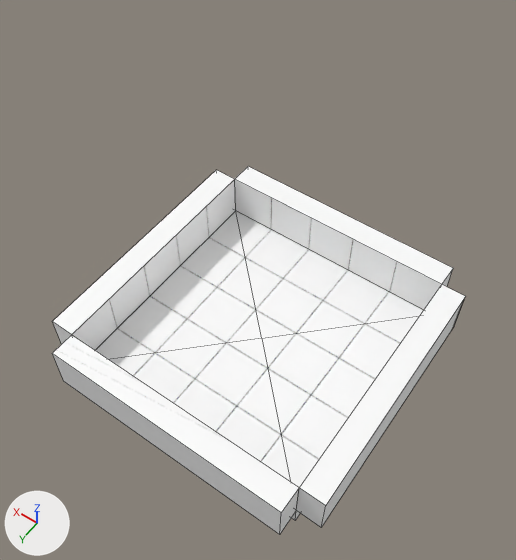
A saved change to the Blender file BaseFramework 3D/Asset/Models/Stage/Stage1-1.blend.
One viewpoint serves both versions: a 50 mm lens placed at (-18.1, 25.9, 49.9), pointed at (-0.7, 1.4, 11.5). The lights are fixed; the arrows at lower left show +X, +Y and +Z. The picture after the commit comes second. Mesh edges are drawn as thin lines.

Objects in the first picture: '立方体', '立方体.001', '立方体.002', '立方体.003', '立方体.004'.
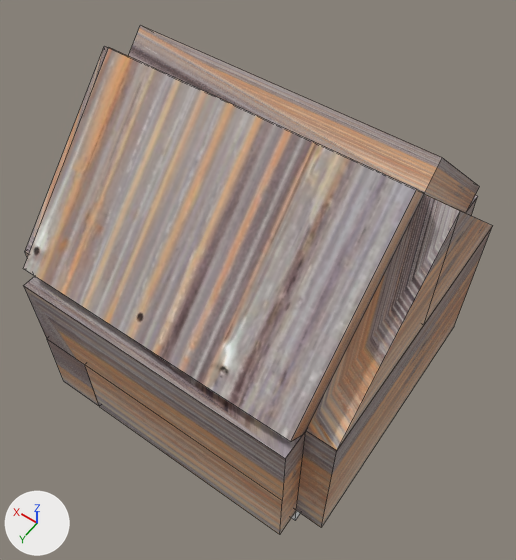
The change, as a list of edits to the scene's bpy script:
```text
Add img_targeted_image_jpg:
    img_targeted_image_jpg = load_image('targeted-image.jpg', 'targeted-image.jpg', 1513, 860, 'sRGB')
Add mat_マテリアル_001:
    mat_マテリアル_001 = principled_material('マテリアル.001')
    mat_マテリアル_001.texture = img_targeted_image_jpg
Change me_立方体_001:
    used by ob_立方体_001; location = (0.0, 11.0, 4.0); scale = (10.0, 1.0, 2.0)
    remove me_立方体_001.from_pydata(...)  # 8 vertices, 6 faces; spans x -1.0..1.0, y -1.0..1.0, z -1.0..1.0
    remove me_立方体_001.materials.append(mat_マテリアル)  # picture img_tile_png
    add me_立方体_001.from_pydata(...)  # 32 vertices, 16 faces; spans x -1.0..1.0, y -1.0..1.0, z -1.0..1.0
    me_立方体_001 part 1: 24 vertices added at x -1.0..1.0, y -1.0..1.0, z -1.0..1.0
    add me_立方体_001.materials.append(mat_マテリアル_001)  # picture img_targeted_image_jpg
Change me_立方体_002:
    where me_立方体_002.from_pydata(...)  # 8 vertices, 6 faces; spans x -1.0..1.0, y -1.0..1.0, z -1.0..1.0
    remove me_立方体_002.materials.append(mat_マテリアル)  # picture img_tile_png
    add me_立方体_002.materials.append(mat_マテリアル_001)  # picture img_targeted_image_jpg
Change me_立方体_003:
    where me_立方体_003.from_pydata(...)  # 8 vertices, 6 faces; spans x -1.0..1.0, y -1.0..1.0, z -1.0..1.0
    remove me_立方体_003.materials.append(mat_マテリアル)  # picture img_tile_png
    add me_立方体_003.materials.append(mat_マテリアル_001)  # picture img_targeted_image_jpg
Change me_立方体_004:
    where me_立方体_004.from_pydata(...)  # 8 vertices, 6 faces; spans x -1.0..1.0, y -1.0..1.0, z -1.0..1.0
    remove me_立方体_004.materials.append(mat_マテリアル)  # picture img_tile_png
    add me_立方体_004.materials.append(mat_マテリアル_001)  # picture img_targeted_image_jpg
Add me_立方体_008:
    me_立方体_008.from_pydata(...)  # 8 vertices, 8 faces; spans x -1.0..1.0, y -1.0..1.0, z -1.0..1.0
    me_立方体_008.materials.append(mat_マテリアル_001)  # picture img_targeted_image_jpg
Add me_立方体_007:
    me_立方体_007.from_pydata(...)  # 8 vertices, 8 faces; spans x -1.0..1.0, y -1.0..1.0, z -1.0..1.0
    me_立方体_007.materials.append(mat_マテリアル_001)  # picture img_targeted_image_jpg
Add me_立方体_006:
    me_立方体_006.from_pydata(...)  # a box spanning x -1.0..1.0, y -1.0..1.0, z -1.0..1.0
    me_立方体_006.materials.append(mat_マテリアル_001)  # picture img_targeted_image_jpg
Add me_立方体_005:
    me_立方体_005.from_pydata(...)  # a box spanning x -1.0..1.0, y -1.0..1.0, z -1.0..1.0
    me_立方体_005.materials.append(mat_マテリアル_001)  # picture img_targeted_image_jpg
Change ob_立方体_001:
    ob_立方体_001.location: (0.0, 11.0, 4.0) -> (0.0, 11.0, 8.0)
    ob_立方体_001.scale: (10.0, 1.0, 2.0) -> (10.0, 1.0, 6.0)
Change ob_立方体_003:
    ob_立方体_003.location: (-11.0, 0.0, 4.0) -> (-11.0, 0.0, 8.0)
    ob_立方体_003.scale: (1.0, 10.0, 2.0) -> (1.0, 10.0, 6.0)
Add ob_立方体_008:
    ob_立方体_008 = bpy.data.objects.new('立方体.008', me_立方体_008)
    ob_立方体_008.location = (11.0, 0.0, 19.0)
    ob_立方体_008.scale = (1.0, 10.0, 5.0)
Add ob_立方体_007:
    ob_立方体_007 = bpy.data.objects.new('立方体.007', me_立方体_007)
    ob_立方体_007.location = (-11.0, 0.0, 19.0)
    ob_立方体_007.scale = (1.0, 10.0, 5.0)
Add ob_立方体_006:
    ob_立方体_006 = bpy.data.objects.new('立方体.006', me_立方体_006)
    ob_立方体_006.location = (0.0, 5.76, 19.66)
    ob_立方体_006.rotation_euler = (2.356, 0.0, 0.0)  # degrees (135, 0, 0)
    ob_立方体_006.scale = (10.0, 7.2, 1.0)
Add ob_立方体_005:
    ob_立方体_005 = bpy.data.objects.new('立方体.005', me_立方体_005)
    ob_立方体_005.location = (0.0, -5.76, 19.66)
    ob_立方体_005.rotation_euler = (0.785, 0.0, 0.0)  # degrees (45, 0, 0)
    ob_立方体_005.scale = (10.0, 7.2, 1.0)
```

Pixel boxes (x1, y1, x2, y2) of what changed, in the pictures (516 x 560 px):
'立方体.006', added: after (23, 48, 425, 442)
'立方体.001', reshaped, moved, rescaled, recoloured (14% wider, 29% taller): before (52, 335, 299, 534); after (24, 276, 306, 534)
'立方体.007', added: after (306, 194, 492, 450)
'立方体.005', added: after (129, 25, 479, 213)
'立方体.003', recoloured, moved, rescaled (15% wider, 24% taller): before (297, 285, 466, 527); after (297, 227, 492, 527)
'立方体.002', recoloured: (235, 166, 478, 310) in both
'立方体.004', recoloured: (25, 170, 236, 350) in both
'立方体.008', added (mostly hidden): after (25, 46, 108, 254)
part 1 of me_立方体_001, added: after (24, 276, 306, 534)
'立方体', unchanged, covered by the edit: before (96, 211, 424, 520); after (292, 510, 300, 520)
